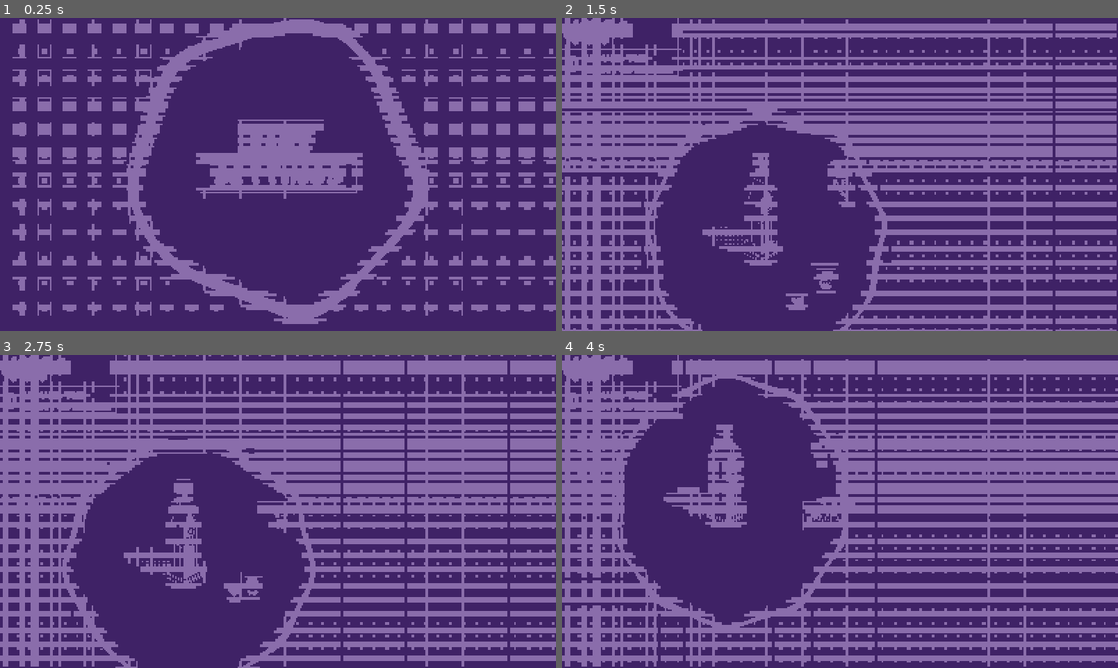
Above: before the commit, frames 1-4 (two rows, left to right).
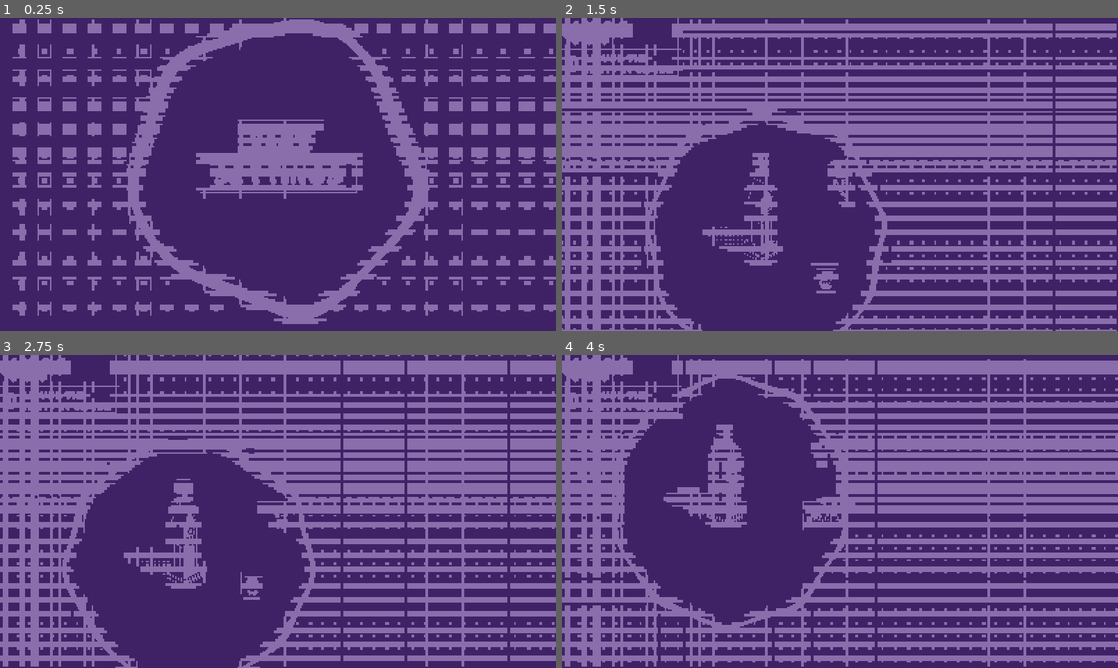
Above: after the commit, the same moments.

Repository: arrowira/shrine2Cjam
Game: Godot game, scene res://Scenes/main_menu.tscn
Two runs of this game, one before a commit and one after it. Both use one fixed random seed, a clock stepped at 60 frames per second and the inputs below.
Inputs (mouse positions are in pixels of both pictures, inside the frame that each line leads up to):
- Up to frame 1 (0.25 s): no input
- Up to frame 2 (1.5 s): click "PLAY" at 0.5 s; click "Got it" at 1.25 s
- Up to frame 3 (2.75 s): move the mouse to (400, 495) at 2.02 s; hold Right (right) from 2.03 s (still down); click (400, 495) at 2.1 s
- Up to frame 4 (4 s): move the mouse to (728, 527) at 2.77 s; release Right (right) at 2.78 s; hold Down (down) 2.78-3.53 s; right-click (728, 527) at 2.85 s; move the mouse to (895, 442) at 3.52 s; hold Right (right) from 3.53 s (still down); tap Space (dash) at 3.6 s

The runs differ from the first frame. In frame 1, less than 0.1% of the frame differs, in the area x 39-56%, y 37-54%; in frame 2, 0.2%, in the area x 0-45%, y 0-94%; in frame 3, 0.2%; in frame 4, less than 0.1%.

Commit message:
export settings

Diff:
--- a/shrine-jam/Scenes/main.tscn
+++ b/shrine-jam/Scenes/main.tscn
@@ -15,7 +15,6 @@
 [ext_resource type="FontFile" uid="uid://26y8ayijusb5" path="res://PixelOperator.ttf" id="11_d1ilt"]
 [ext_resource type="AudioStream" uid="uid://db3gu345r658o" path="res://Sounds/blip.mp3" id="12_6iyac"]
 [ext_resource type="PackedScene" uid="uid://byfydu5n1kd37" path="res://Scenes/Blood.tscn" id="13_fdnlq"]
-[ext_resource type="PackedScene" uid="uid://3ommiwgxxbue" path="res://Scenes/ConsumableHeart.tscn" id="14_jkdf5"]
 [ext_resource type="AudioStream" uid="uid://cvtvejkfaagaq" path="res://Sounds/upgradeSFX.mp3" id="15_h1bgf"]
 [ext_resource type="AudioStream" uid="uid://fyo4cnuxgie1" path="res://Sounds/speedRingBonus.wav" id="16_b3802"]
 
@@ -614,9 +613,6 @@
 [node name="Blood" parent="." unique_id=691926786 instance=ExtResource("13_fdnlq")]
 position = Vector2(4279, 4556)
 
-[node name="Heart" parent="." unique_id=648535471 instance=ExtResource("14_jkdf5")]
-position = Vector2(174, 396)
-
 [connection signal="mouse_entered" from="CanvasLayer/Upgrades/Card/ColorRect" to="CanvasLayer/Upgrades/Card" method="_on_color_rect_mouse_entered"]
 [connection signal="mouse_exited" from="CanvasLayer/Upgrades/Card/ColorRect" to="CanvasLayer/Upgrades/Card" method="_on_color_rect_mouse_exited"]
 [connection signal="mouse_entered" from="CanvasLayer/Upgrades/Card2/ColorRect" to="CanvasLayer/Upgrades/Card2" method="_on_color_rect_mouse_entered"]
--- a/shrine-jam/project.godot
+++ b/shrine-jam/project.godot
@@ -77,5 +77,6 @@
 
 [rendering]
 
+textures/canvas_textures/default_texture_filter=0
 rendering_device/driver.windows="d3d12"
 environment/defaults/default_clear_color=Color(0, 0, 0, 1)
